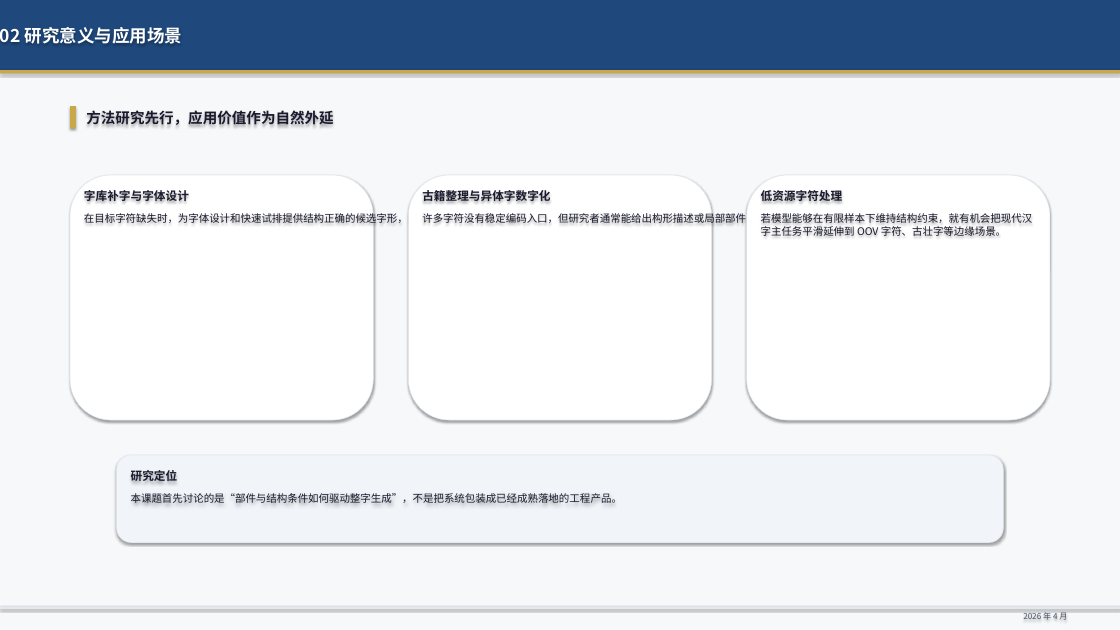
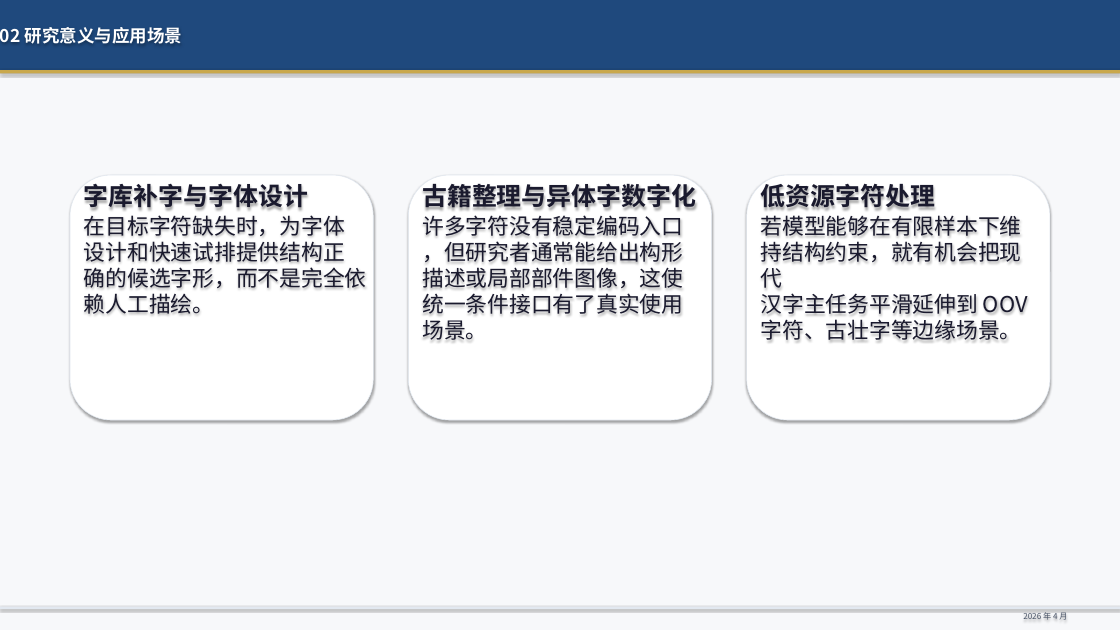
Before and after one commit to genanalucy/glyphcomposer, a slide deck: slide 4 of docs/thesis/ppt/proposal-defense-classic-clean.pptx. Drawn at 1120x630 pixels with LibreOffice and Linux fonts; fonts in the diff are those of the drawing. Boxes give left, top, right and bottom in pixels: in the first picture for what was removed or moved away, otherwise in the second. Text is boxed around its words. In the diff, an @@ line names an element or a change of style, - is before the commit and + after.

```diff
--- a/docs/thesis/ppt/proposal-defense-classic-clean.pptx
+++ b/docs/thesis/ppt/proposal-defense-classic-clean.pptx
@@ rectangle removed at bbox=[70, 106, 76, 129] @@
@@ text removed at bbox=[86, 109, 333, 128] @@
-方法研究先行，应用价值作为自然外延
@@ size 15 to 32 pt in 3 elements at bbox=[84, 180, 308, 212], bbox=[422, 180, 696, 212], bbox=[761, 180, 935, 212] @@
@@ text at bbox=[84, 215, 367, 314]: text changed; size 13.5 to 28 pt @@
-在目标字符缺失时，为字体设计和快速试排提供结构正确的候选字形，而不是完全依赖人工描绘。
+在目标字符缺失时，为字体
+设计和快速试排提供结构正
+确的候选字形，而不是完全依
+赖人工描绘。
@@ text at bbox=[422, 215, 683, 340]: text changed; size 13.5 to 28 pt @@
-许多字符没有稳定编码入口，但研究者通常能给出构形描述或局部部件图像，这使统一条件接口有了真实使用场景。
+许多字符没有稳定编码入口
+，但研究者通常能给出构形
+描述或局部部件图像，这使
+统一条件接口有了真实使用
+场景。
@@ text at bbox=[761, 216, 1028, 340]: text changed; size 13.5 to 28 pt @@
-若模型能够在有限样本下维持结构约束，就有机会把现代汉字主任务平滑延伸到 OOV 字符、古壮字等边缘场景。
+若模型能够在有限样本下维持结构约束，就有机会把现代
+汉字主任务平滑延伸到 OOV 字符、古壮字等边缘场景。
@@ rounded rectangle removed at bbox=[116, 455, 1003, 542] @@
@@ text removed at bbox=[131, 468, 178, 481] @@
-研究定位
@@ text removed at bbox=[131, 493, 622, 503] @@
-本课题首先讨论的是“部件与结构条件如何驱动整字生成”，不是把系统包装成已经成熟落地的工程产品。
```
Also in this commit, not shown: 9 other slides changed.
